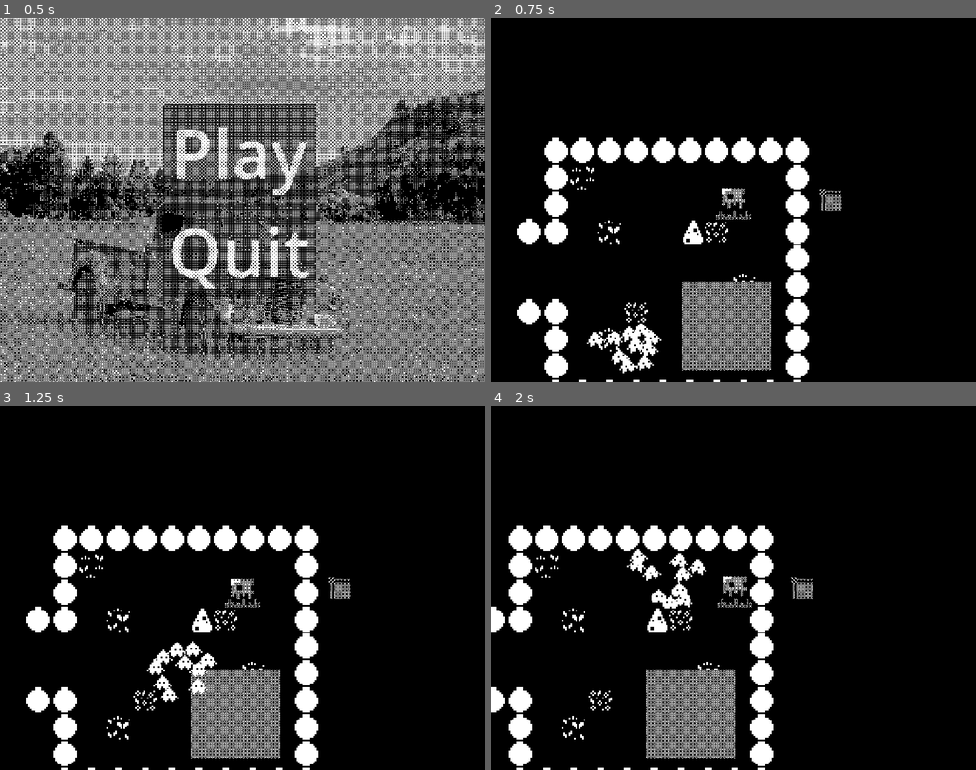
Above: before the commit, frames 1-4 (two rows, left to right).
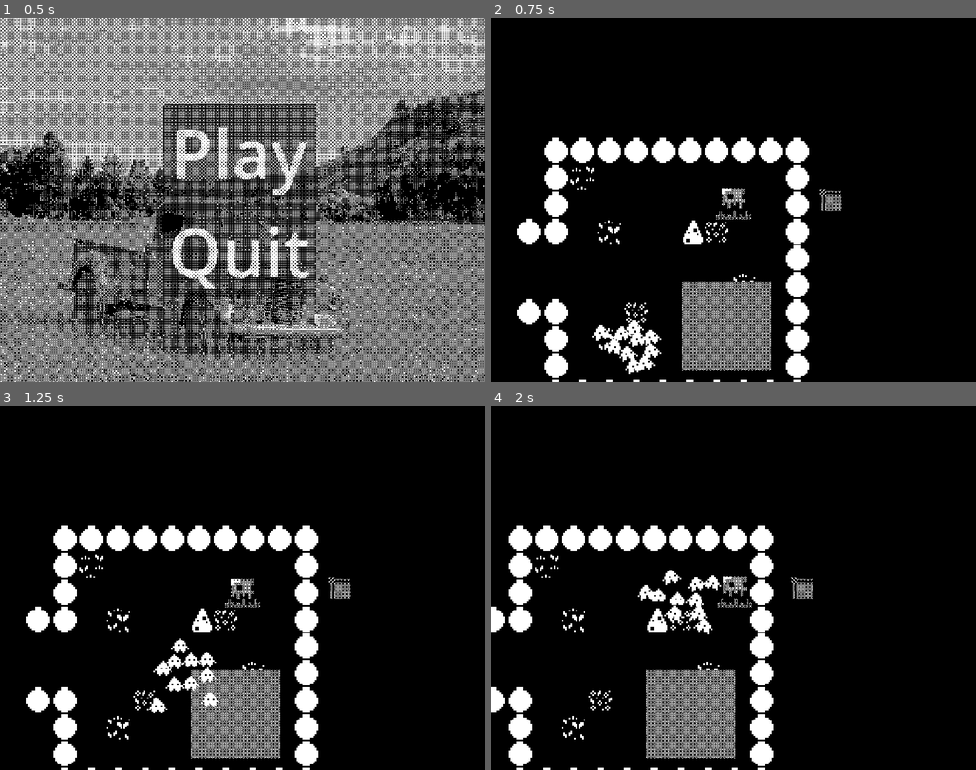
Above: after the commit, the same moments.

Repository: Octaniko/EnemyOfNone
Game: Godot game, scene res://scenes/main_menu/main_menu.tscn
Two runs of this game, one before a commit and one after it. Both use one fixed random seed, a clock stepped at 60 frames per second and the inputs below.
Inputs:
- Up to frame 1 (0.5 s): no input
- Up to frame 2 (0.75 s): click "Play" at 0.5 s
- Up to frame 3 (1.25 s): no input
- Up to frame 4 (2 s): hold D (right) from 1.28 s (still down); hold Shift (recall) from 1.28 s (still down)

Frame 1 is identical in both runs. In frame 2, 0.6% of the frame differs, in the area x 19-36%, y 83-98%; in frame 3, 0.9%; in frame 4, 1.2%, in the area x 28-48%, y 39-63%.

Commit message:
fix: Make only needed Units carry object

Diff:
--- a/scenes/entities/unit/unit.gd
+++ b/scenes/entities/unit/unit.gd
@@ -53,7 +53,7 @@
 	attach_state.set_target(carryable)
 	state_machine.change_state(attach_state)
 
-func on_detach_exra(carryable: Node) -> void:
+func on_detach_extra(carryable: Node) -> void:
 	if state_machine.current_state.has_method("exit"):
 		state_machine.current_state.exit()
 	var follow_state = state_machine.get_node("Follow")
--- a/scenes/entities/unit/unit.tscn
+++ b/scenes/entities/unit/unit.tscn
@@ -173,6 +173,7 @@
 animation_name = "carry"
 
 [node name="NavigationAgent2D" type="NavigationAgent2D" parent="." groups=["targets", "units"]]
+path_desired_distance = 5.0
 target_desired_distance = 7.35
 path_postprocessing = 1
 avoidance_enabled = true
--- a/scenes/objects/carryable.gd
+++ b/scenes/objects/carryable.gd
@@ -37,7 +37,7 @@
 	_check_units_count()
 
 func _check_units_count() -> void:
-	var free_slots = required_units
+	var free_slots = required_units - approved_units.size()
 	for unit in units_in_area:
 		if free_slots <= 0:
 			break
@@ -50,7 +50,7 @@
 	for unit in units_in_area:
 		if not approved_units.has(unit):
 			if unit.has_method("on_detach_extra"):
-				unit.on_detach_extra()
+				unit.on_detach_extra(self)
 
 	if units_in_area.size() >= required_units:
 		_start_move_to_base()
